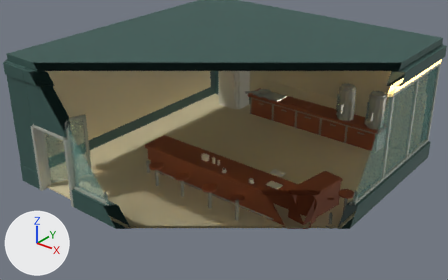
Two versions of the FBX model Assets/MountainRoad/Cafe/Models/MountainRoadCafe3D.fbx, one commit apart.
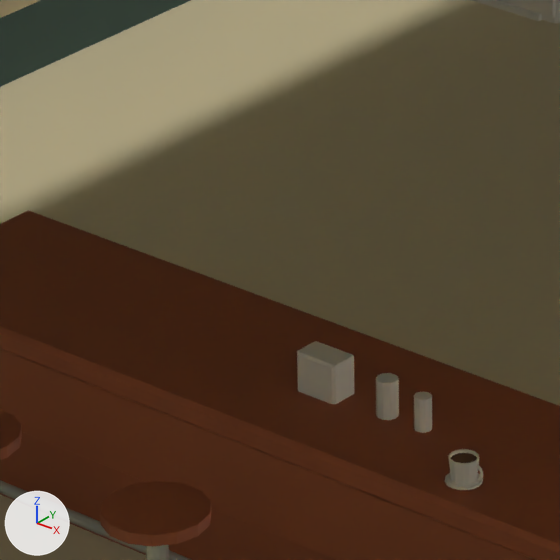
Each version is shown from a 50 mm lens placed at (11.31, -14.68, 10.32), pointed at (0.45, -1.11, 1.91), then close up on the part from 36% to 53% of the width and 38% to 65% of the height. Lighting does not change. The marker at lower left points along +X, +Y and +Z. The first two pictures are the older version. Everything nearer to the camera than a plane just in front of the edit is cut away. Where no turn or scale is listed for an object, it has been applied to the vertices. Vertices at exactly the same position are counted once.

The first close-up shows 'Cafe_CounterApron', 'Cafe_CounterBase', 'Cafe_CounterDetails', 'Cafe_CounterFootRail', 'Cafe_CounterTop', 'Cafe_Floor', 'Cafe_FridgeDoor', 'Cafe_OpaqueWalls', 'Cafe_StoolSeats', 'Cup_PairMan_Ceramic' and 4 more.
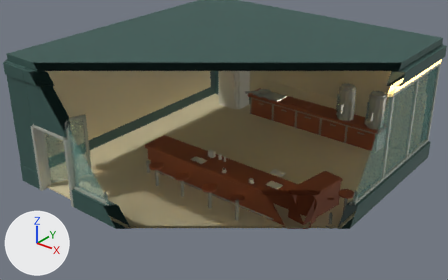
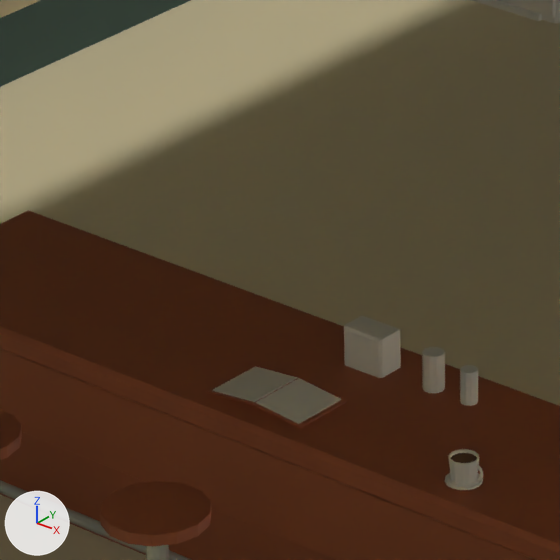
Boxes [x1, y1, x2, y2] around the edits, measured in the close-ups (560 x 560 px; the box of a moved part takes in the faces that stretch with it):
'Cafe_CounterDetails', reshaped
    before: [297, 341, 432, 433]
    after: [344, 316, 478, 406]
'Cafe_MenuPages', added
    after: [212, 366, 341, 424]
'Cafe_MenuCover', added
    after: [207, 365, 347, 428]
part 1 of me_cafe_counterdetails_mesh, moved or reshaped
    before: [297, 341, 354, 404]
    after: [344, 317, 401, 378]
part 2 of me_cafe_counterdetails_mesh, moved or reshaped
    before: [376, 373, 399, 420]
    after: [422, 347, 445, 393]
part 3 of me_cafe_counterdetails_mesh, moved or reshaped
    before: [414, 392, 432, 433]
    after: [460, 365, 478, 406]

Diff of the bpy script that builds the scene:
```diff
--- a/Assets/MountainRoad/Cafe/Models/MountainRoadCafe3D.fbx.py
+++ b/Assets/MountainRoad/Cafe/Models/MountainRoadCafe3D.fbx.py
@@ me_cafe_counterdetails_mesh @@
 # used by ob_cafe_counterdetails; location = (0.0, 0.0, 0.0)
-me_cafe_counterdetails_mesh.from_pydata(...)  # 72 vertices, 52 faces; spans x -0.36..2.64, y -1.33..-1.03, z 0.99..1.21
+me_cafe_counterdetails_mesh.from_pydata(...)  # 72 vertices, 52 faces; spans x -0.36..2.64, y -1.33..-0.8, z 0.99..1.21
+# me_cafe_counterdetails_mesh part 1: the loose piece of 16 vertices spanning x -0.36..-0.14, y -1.27..-1.12, z 0.99..1.21 is moved by (0.0, 0.32, 0.0)
+# me_cafe_counterdetails_mesh part 2: the loose piece of 20 vertices spanning x 0.05..0.15, y -1.25..-1.15, z 1.0..1.2 is moved by (0.0, 0.32, 0.0)
+# me_cafe_counterdetails_mesh part 3: the loose piece of 20 vertices spanning x 0.26..0.34, y -1.24..-1.16, z 1.0..1.18 is moved by (0.0, 0.32, 0.0)
 me_cafe_counterdetails_mesh.materials.append(mat_preview_mrc_cafepropsdetail)
@@ me_cafe_menucover_mesh @@
+me_cafe_menucover_mesh.from_pydata(...)  # 32 vertices, 28 faces; spans x -0.269..0.269, y -0.16..0.16, z 0.004..0.036
+me_cafe_menucover_mesh.materials.append(mat_preview_mrc_cafecounterdetail)  # brown #9e5735
@@ me_cafe_menupages_mesh @@
+me_cafe_menupages_mesh.from_pydata(...)  # 32 vertices, 28 faces; spans x -0.249..0.249, y -0.145..0.145, z 0.013..0.04
+me_cafe_menupages_mesh.materials.append(mat_preview_mrc_cafepropsdetail)  # pale yellow #dddac8
@@ ob_cafe_menucover @@
+ob_cafe_menucover = bpy.data.objects.new('Cafe_MenuCover', me_cafe_menucover_mesh)
+ob_cafe_menucover.location = (-0.38, -1.38, 1.02)
@@ ob_cafe_menupages @@
+ob_cafe_menupages = bpy.data.objects.new('Cafe_MenuPages', me_cafe_menupages_mesh)
+ob_cafe_menupages.location = (-0.38, -1.38, 1.02)
```
